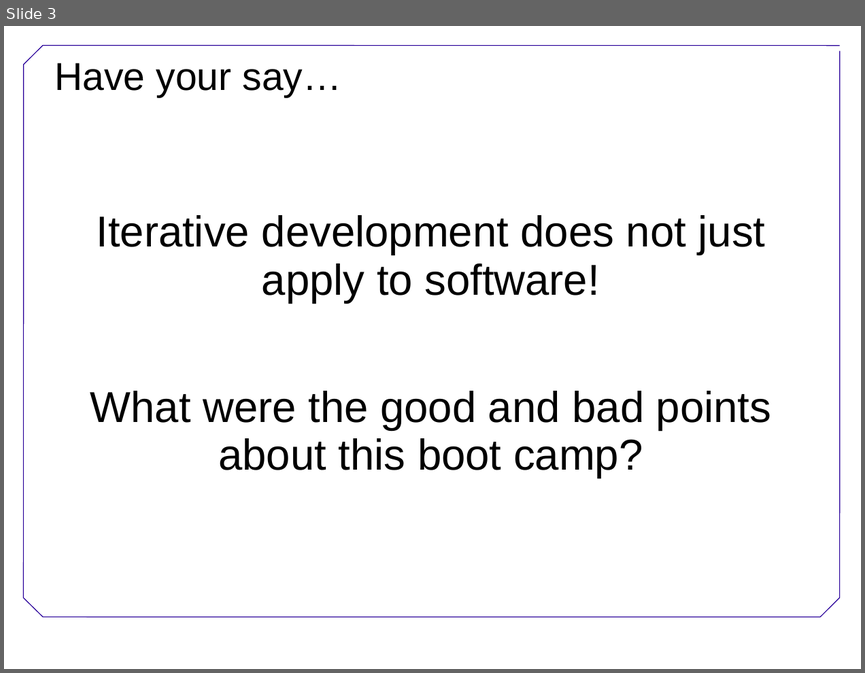
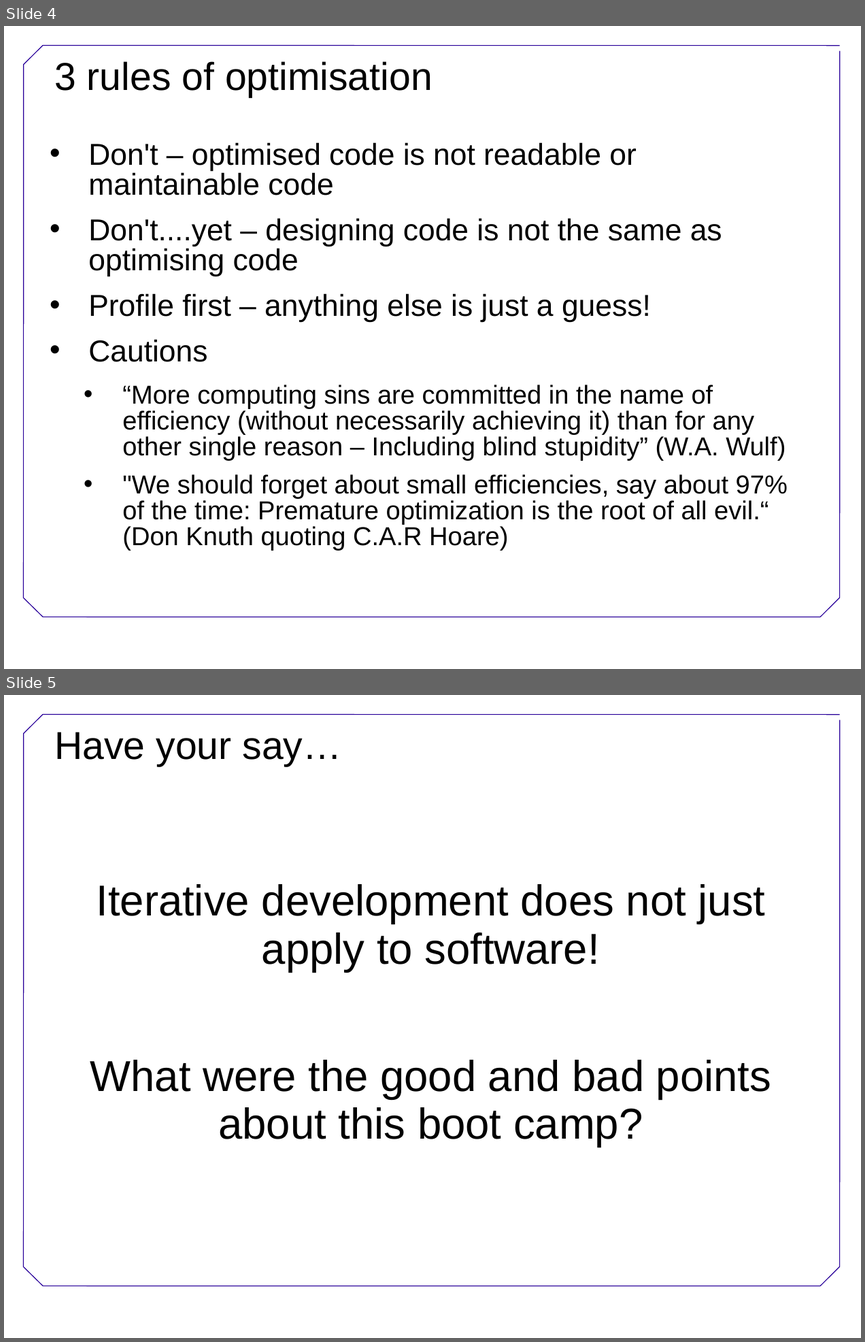
Before and after one commit to wking/swc-boot-camps, a slide deck: lessons/Conclusion.ppt. Shown one above the other, each under a label of ours: slide 3 before the commit, slides 4 and 5 after it. The pictures are 865x673 and 865x1342 pixels, drawn with LibreOffice and Linux fonts; fonts in the diff are those of the drawing; background and template pictures are left out. Boxes give left, top, right and bottom in pixels: in the first picture for what was removed or moved away, otherwise in the second. Text is boxed around its words. In the diff, an @@ line names an element or a change of style, - is before the commit and + after.

Commit message:
Minor tweaks - added Why slide to Introduction and optimisation slide to Conclusion

```diff
--- a/lessons/Conclusion.ppt
+++ b/lessons/Conclusion.ppt
@@ slide 4 added at [4,26,861,669], background #FFFFFF; not listed: 8 template elements that a slide beside it also shows @@
@@ title added at [54,61,432,97], 36 pt, text #000000 @@
+3 rules of optimisation
@@ text added at [88,142,787,550], 24 pt, text #000000 @@
+• Don't – optimised code is not readable or maintainable code
+• Don't....yet – designing code is not the same as optimising code
+• Profile first – anything else is just a guess!
+• Cautions
+  • “More computing sins are committed in the name of efficiency (without necessarily achieving it) than for any other single reason – Including blind stupidity” (W.A. Wulf)
+  • "We should forget about small efficiencies, say about 97% of the time: Premature optimization is the root of all evil.“ (Don Knuth quoting C.A.R Hoare)
@@ what was slide 3 is now slide 5 @@
```
Also in this commit, not shown: 2 slides changed, 1 other slide added, 1 other file.
